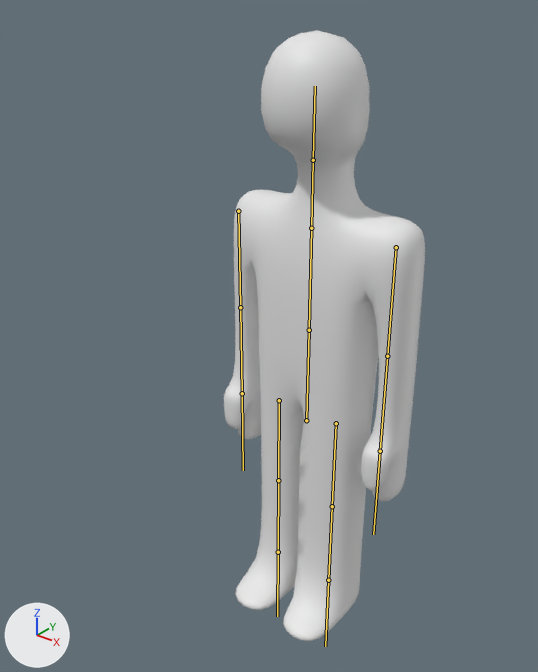
The glTF model Final-Project/model/humanoid.glb: old version first, new version second.
Camera for both pictures: a 50 mm camera at (3.68, -5.2, 6.32) aimed at (-0.15, -0.42, 3.35). The lights are fixed; the arrows at lower left show +X, +Y and +Z. Both versions are drawn at frame 1 of the action 'PickUpHold'; the numbers are the values there. The bones that bend it are drawn over the model as lines.

Objects in the first picture: 'Humanoid'.
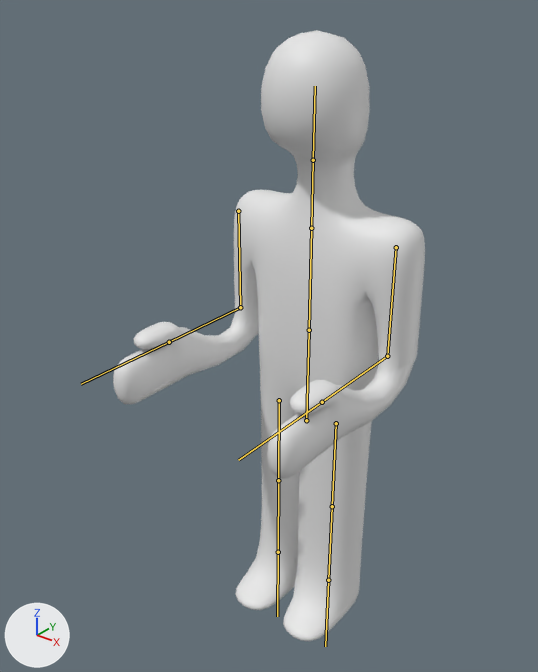
Changed parts and their boxes (x1, y1, x2, y2) in the pictures (538 x 672 px):
'Humanoid', posed (55% wider)
    before: (224, 30, 425, 641)
    after: (113, 30, 425, 641)
bone 'low_arm.R', root to tip
    before: (240, 307) to (242, 393)
    after: (240, 307) to (169, 342)
bone 'low_arm.L', root to tip
    before: (387, 356) to (380, 451)
    after: (387, 356) to (322, 402)

The change, as a diff of the scene's bpy script:
```diff
--- a/Final-Project/model/humanoid.glb.py
+++ b/Final-Project/model/humanoid.glb.py
@@ bone_low_arm_r @@
 bone_low_arm_r = bpy.data.objects['Armature'].pose.bones['low_arm.R']  # child of 'up_arm.R'
-bone_low_arm_r.rotation_quaternion = (1.0, 0.0, 0.0, 0.0)  # degrees (0, 0, 0)
+bone_low_arm_r.rotation_quaternion = (0.707, -0.475, 0.0, 0.524)  # degrees (-51, 30, 59)
@@ bone_low_arm_l @@
 bone_low_arm_l = bpy.data.objects['Armature'].pose.bones['low_arm.L']  # child of 'up_arm.L'
-bone_low_arm_l.rotation_quaternion = (1.0, 0.0, 0.0, 0.0)  # degrees (0, 0, 0)
+bone_low_arm_l.rotation_quaternion = (0.707, -0.475, 0.0, 0.524)  # degrees (-51, 30, 59)
```
